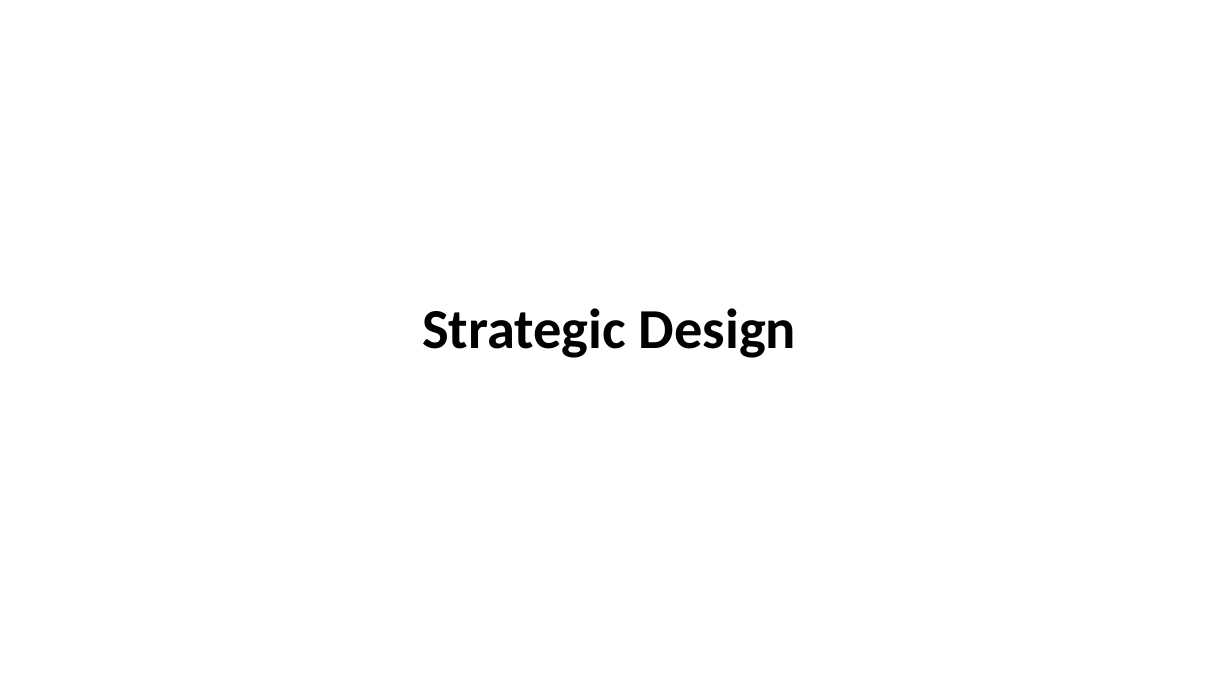
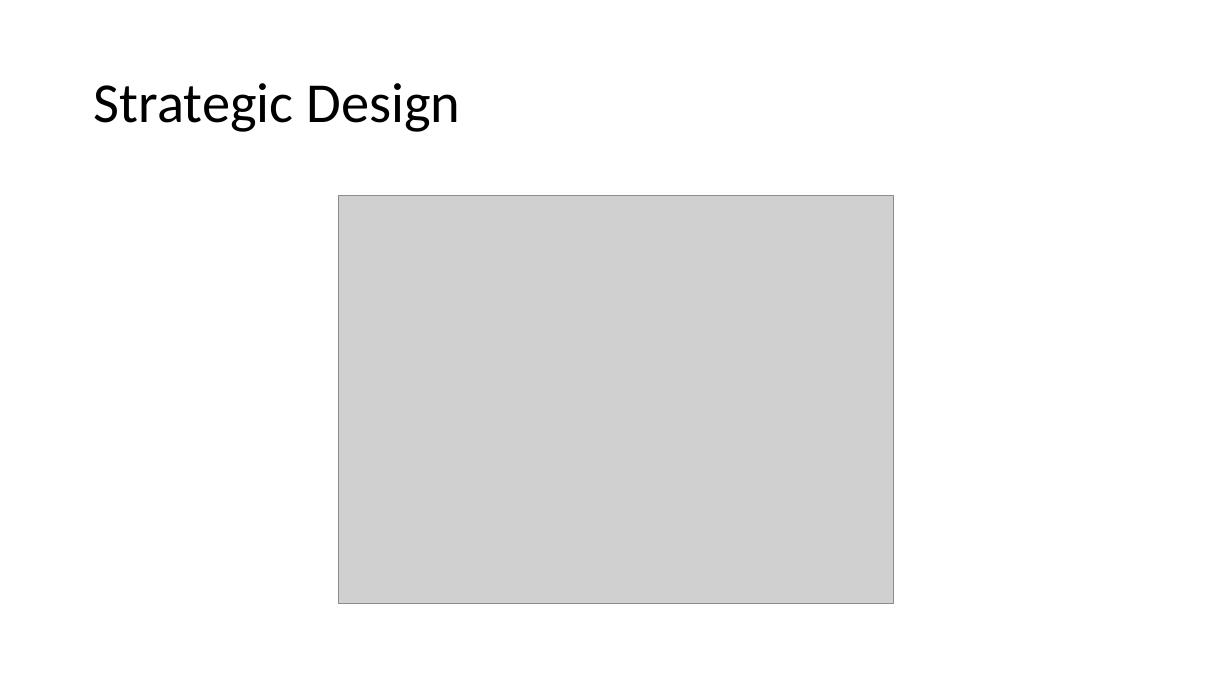
Before and after one commit to truongdinhthien/DDD-Docs, a slide deck: slide 4 of DDD.pptx. Drawn at 1232x693 pixels with LibreOffice and Linux fonts; fonts in the diff are those of the drawing; grey boxes stand for pictures. Boxes give left, top, right and bottom in pixels: in the first picture for what was removed or moved away, otherwise in the second. Text is boxed around its words. In the diff, an @@ line names an element or a change of style, - is before the commit and + after.

```diff
--- a/DDD.pptx
+++ b/DDD.pptx
@@ title "Strategic Design" at (94, 83, 460, 132): bold off; alignment centre to left @@
@@ picture added at (339, 195, 894, 604) @@
```
Also in this commit, not shown: 4 other slides changed, 5 slides added, 1 other file.
